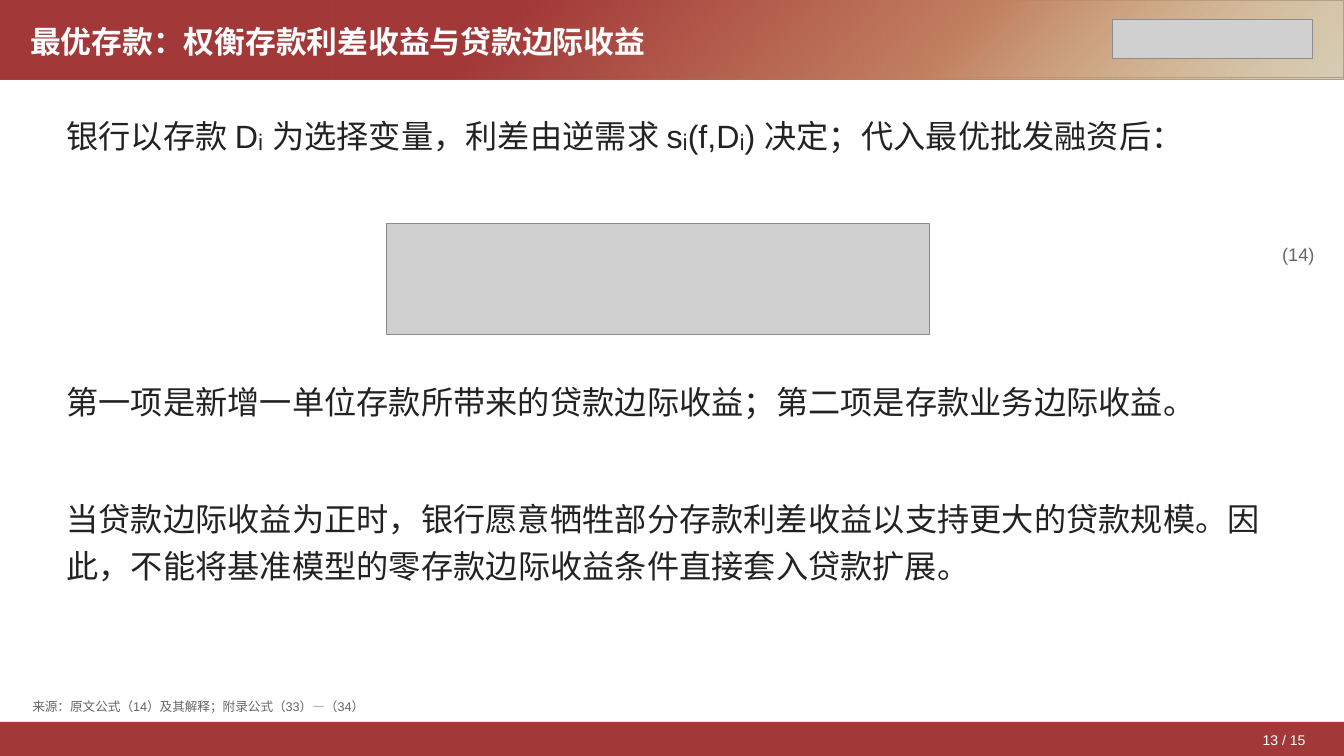
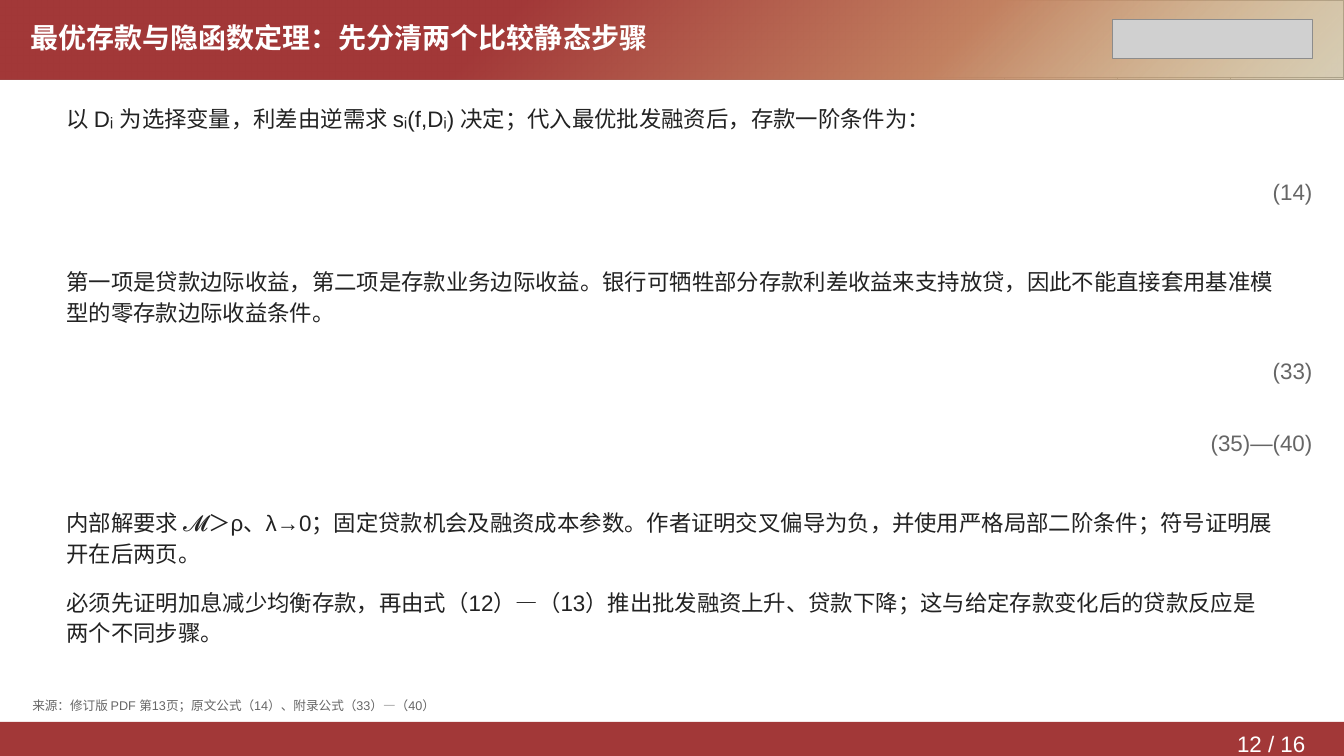
Before and after one commit to Yutingee/trial, a slide deck: slide 12 of deliverables/DepositsChannel-Model.pptx (slide 13 before the commit). Drawn at 1344x756 pixels with LibreOffice and Linux fonts; fonts in the diff are those of the drawing; grey boxes stand for pictures. Boxes give left, top, right and bottom in pixels: in the first picture for what was removed or moved away, otherwise in the second. Text is boxed around its words. In the diff, an @@ line names an element or a change of style, - is before the commit and + after.

```diff
--- a/deliverables/DepositsChannel-Model.pptx
+++ b/deliverables/DepositsChannel-Model.pptx
@@ text at [30, 24, 647, 51]: text changed; size 22 to 20 pt @@
-最优存款：权衡存款利差收益与贷款边际收益
+最优存款与隐函数定理：先分清两个比较静态步骤
@@ text at [66, 108, 930, 132]: text changed; size 23 to 16 pt @@
-银行以存款 Dᵢ 为选择变量，利差由逆需求 sᵢ(f,Dᵢ) 决定；代入最优批发融资后：
+以 Dᵢ 为选择变量，利差由逆需求 sᵢ(f,Dᵢ) 决定；代入最优批发融资后，存款一阶条件为：
@@ text "(14)": place and size @@
-text "(14)" at [1282, 248, 1314, 265]
+text "(14)" at [1273, 184, 1313, 205]
@@ text "(14)" at [1273, 184, 1313, 205]: size 13 to 16 pt; line spacing 1.2 to 1.15 @@
@@ picture removed at [386, 224, 930, 335] @@
@@ text at [66, 271, 1273, 323]: text changed; size 23 to 16 pt @@
-第一项是新增一单位存款所带来的贷款边际收益；第二项是存款业务边际收益。
+第一项是贷款边际收益，第二项是存款业务边际收益。银行可牺牲部分存款利差收益来支持放贷，因此不能直接套用基准模型的零存款边际收益条件。
@@ text added at [1273, 363, 1313, 384], 16 pt, text #666666 @@
+(33)
@@ text added at [1211, 435, 1313, 456], 16 pt, text #666666 @@
+(35)—(40)
@@ text removed at [66, 504, 1259, 582] @@
-当贷款边际收益为正时，银行愿意牺牲部分存款利差收益以支持更大的贷款规模。因此，不能将基准模型的零存款边际收益条件直接套入贷款扩展。
@@ text added at [66, 512, 1273, 564], 16 pt, text #222222 @@
+内部解要求 𝓜＞ρ、λ→0；固定贷款机会及融资成本参数。作者证明交叉偏导为负，并使用严格局部二阶条件；符号证明展开在后两页。
@@ text added at [66, 592, 1255, 643], 16 pt, text #222222 @@
+必须先证明加息减少均衡存款，再由式（12）—（13）推出批发融资上升、贷款下降；这与给定存款变化后的贷款反应是两个不同步骤。
@@ text at [32, 699, 435, 712]: text changed @@
-来源：原文公式（14）及其解释；附录公式（33）—（34）
+来源：修订版 PDF 第13页；原文公式（14）、附录公式（33）—（40）
@@ text added at [1237, 736, 1305, 752], 16 pt, text #FFFFFF @@
+12 / 16
@@ text removed at [1263, 735, 1306, 745] @@
-13 / 15
```
Also in this commit, not shown: 12 other slides changed, 3 slides added, 2 slides removed, 2 other files.
